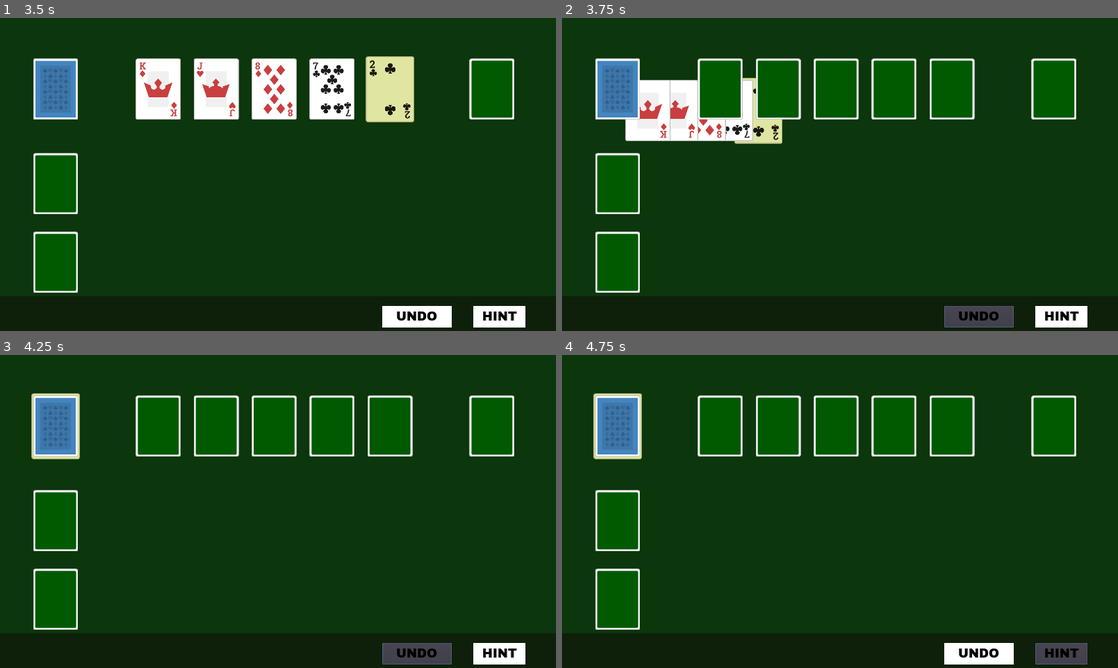
Above: before the commit, frames 1-4 (two rows, left to right).
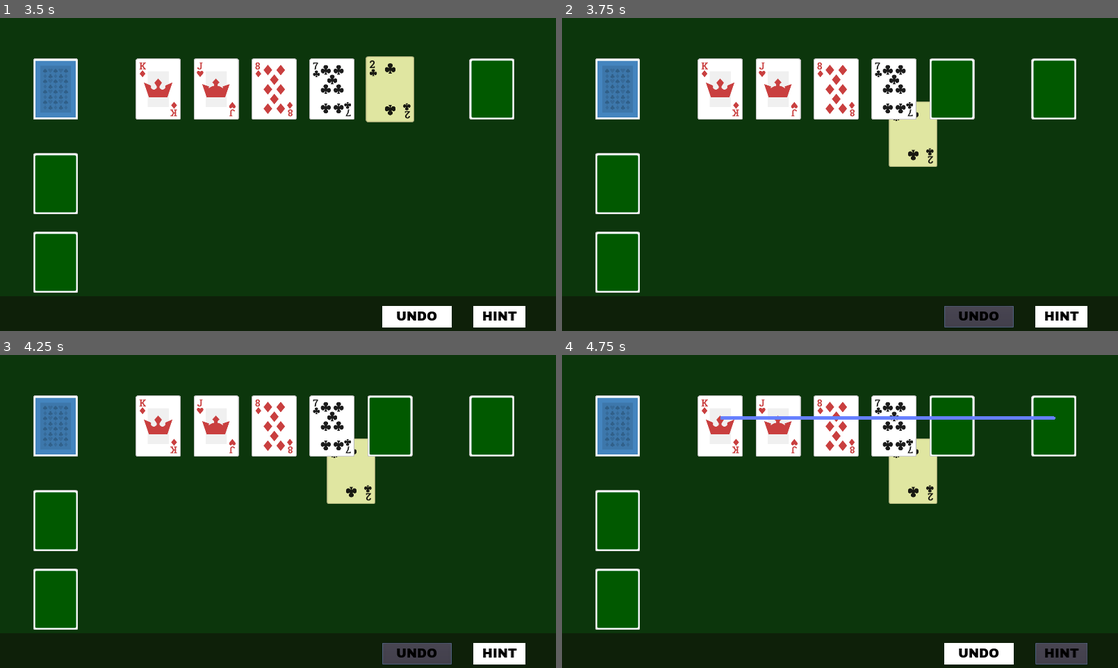
Above: after the commit, the same moments.

Repository: tcfitzgerald/lucky-13
Game: Godot game, scene res://Menus/MainMenu.tscn
Same seed, same stepped clock (60 frames per second), same inputs: the game is played once before the commit and once after it.
Inputs (mouse positions are in pixels of both pictures, inside the frame that each line leads up to):
- Up to frame 1 (3.5 s): click (461, 193) at 0.5 s; click (155, 89) at 1.27 s; click (55, 89) at 2.02 s; click (55, 89) at 2.75 s
- Up to frame 2 (3.75 s): click "UNDO" at 3.5 s
- Up to frame 3 (4.25 s): no input
- Up to frame 4 (4.75 s): click "HINT" at 4.25 s

Frame 1 is identical in both runs. In frame 2, 11% of the frame differs, in the area x 11-68%, y 12-48%; in frame 3, 7.2%; in frame 4, 7.6%.
Error after the commit: Invalid get index 'priority' (on base: 'Dictionary'). (res://Board/Board.gd:268)

Commit message:
Revising hint system

Diff:
--- a/Board/Board.gd
+++ b/Board/Board.gd
@@ -23,6 +23,9 @@
 onready var undo_tween = $Tween
 onready var ui = $UI
 
+onready var hint_line = $HintLine
+onready var hint_timer = $HintTimer
+
 var card_offset : int = 50
 var start_card_offset : int = 150
 var tableau_count : int = 5
@@ -31,6 +34,12 @@
 
 var available_moves : Array = []
 var playable_cards : Array = []
+
+class CardSort:
+	static func sort_descending(a, b):
+		if a.priority > b.priority:
+			return true
+		return false
 
 func _ready() -> void:
 
@@ -169,8 +178,6 @@
 		if overflow_tableau.has_cards():
 			_tableau_cards.append(overflow_tableau.get_top_tableau_card())
 
-# warning-ignore:unused_variable
-	var matches = 0
 
 	for tableau in tableaus:
 		if !tableau.has_cards():
@@ -180,12 +187,46 @@
 		for i in _tableau_cards.size():
 			if card != _tableau_cards[i]:
 
-				if card.int_value + _tableau_cards[i].int_value == 13 or card.int_value == 13:
-
-					matches += 1
-					_card_matches.append([card, _tableau_cards[0]])
+				if card.int_value + _tableau_cards[i].int_value == 13:
+					_card_matches.append([card, _tableau_cards[i]])
+
+				if card.int_value == 13:
+					_card_matches.append([card])
 
 	return bool(_card_matches.size() > 0)
+
+func get_board_matches() -> Array:
+
+	var _tableau_cards : Array
+	var _card_matches : Array
+
+	for tableau in tableaus:
+		if tableau.has_cards():
+			_tableau_cards.append(tableau.get_top_tableau_card())
+
+	for overflow_tableau in overflow_tableaus:
+		if overflow_tableau.has_cards():
+			_tableau_cards.append(overflow_tableau.get_top_tableau_card())
+
+
+	for card in _tableau_cards:
+		for i in _tableau_cards.size():
+			if card != _tableau_cards[i]:
+
+				if card.int_value + _tableau_cards[i].int_value == 13:
+					_card_matches.append([card, _tableau_cards[i]])
+
+				if card.int_value == 13:
+					_card_matches.append([card])
+					break
+
+	for tableau in tableaus:
+		if !tableau.has_cards():
+			_tableau_cards.sort_custom(CardSort, "sort_descending")
+			var random_tableau_card = _tableau_cards.pop_front()
+			_card_matches.append([random_tableau_card, tableau])
+
+	return _card_matches
 
 func tableaus_have_cards() -> bool:
 	var _tableau_cards = []
@@ -224,6 +265,7 @@
 			card.set_owner(parent)
 			card.card_type = card_data['card_type']
 			card.tableau = card_data['tableau']
+			card.priority = card_data['priority']
 			undo_tween.interpolate_property(card, "position", card.position,
 				Vector2(card_position.x, card_position.y), 0.35, Tween.TRANS_LINEAR, Tween.EASE_IN_OUT)
 			undo_tween.start()
@@ -232,6 +274,45 @@
 
 	else:
 		return
+
+
+func hint() -> void:
+	var cards = get_board_matches()
+
+	if cards:
+
+		var card_set = cards.pop_front()
+		print(card_set)
+		if card_set.size() > 1:
+			if card_set[1].priority != 0 and card_set[0].priority != 1:
+				hint_line.add_point(Vector2(card_set[0].position.x + 70, card_set[0].position.y + 70))
+				hint_line.add_point(Vector2(card_set[1].position.x + 70, card_set[1].position.y + 70))
+				hint_timer.start()
+
+			if card_set[1].priority == 0 and card_set[0].priority > 1:
+				hint_line.add_point(Vector2(card_set[0].position.x + 70, card_set[0].position.y + 70))
+				hint_line.add_point(Vector2(card_set[1].position.x + 70, card_set[1].position.y + 70))
+				hint_timer.start()
+
+			if card_set[1].priority == 1 and card_set[0].priority == 1:
+				hint_line.add_point(Vector2(card_set[0].position.x + 70, card_set[0].position.y + 70))
+				hint_line.add_point(Vector2(card_set[1].position.x + 70, card_set[1].position.y + 70))
+				hint_timer.start()
+
+			if (card_set[1].priority == 1 and card_set[0].priority > 1) or (card_set[1].priority > 1 and card_set[0].priority == 1):
+				hint_line.add_point(Vector2(card_set[0].position.x + 70, card_set[0].position.y + 70))
+				hint_line.add_point(Vector2(card_set[1].position.x + 70, card_set[1].position.y + 70))
+				hint_timer.start()
+
+		if card_set.size() == 1:
+			hint_line.add_point(Vector2(card_set[0].position.x + 70, card_set[0].position.y + 70))
+			hint_line.add_point(Vector2(waste_pile.position.x + 70, waste_pile.position.y + 70))
+			hint_timer.start()
+
+
+#	for card in cards:
+#		card.front().animation.play("CardShake")
+#		card.back().animation.play("CardShake")
 
 func win() -> void:
 	print("win")
@@ -247,3 +328,8 @@
 			win()
 		"lose":
 			lose()
+
+
+
+func _on_HintTimer_timeout() -> void:
+	hint_line.clear_points()
--- a/Board/Board.tscn
+++ b/Board/Board.tscn
@@ -66,3 +66,13 @@
 [node name="UI" parent="." instance=ExtResource( 5 )]
 
 [node name="Tween" type="Tween" parent="."]
+
+[node name="HintLine" type="Line2D" parent="."]
+z_index = 2
+end_cap_mode = 2
+
+[node name="HintTimer" type="Timer" parent="."]
+wait_time = 2.0
+one_shot = true
+
+[connection signal="timeout" from="HintTimer" to="." method="_on_HintTimer_timeout"]
--- a/Card/Card.gd
+++ b/Card/Card.gd
@@ -9,6 +9,7 @@
 var card_front_texture : Texture
 var card_back_texture : Texture
 var card_type : String
+var priority: int
 
 var tableau : Tableau = null
 var selected : bool = false
--- a/Tableau/Tableau.gd
+++ b/Tableau/Tableau.gd
@@ -13,6 +13,8 @@
 
 signal card_added
 signal check_board_state
+
+var priority: int = 0
 
 func _ready() -> void:
 	if tableau_type == 'overflow':
@@ -39,6 +41,7 @@
 	cards.add_child(selected_card)
 	selected_card.set_owner(cards)
 	selected_card.tableau = self
+	selected_card.priority = get_card_count()
 # warning-ignore:return_value_discarded
 	tween.interpolate_property(selected_card, "position", selected_card.position + Vector2(0,start_card_offset),
 			Vector2(cards.get_parent().position.x, cards.get_parent().position.y + card_offset), duration, Tween.TRANS_LINEAR, Tween.EASE_IN_OUT)
